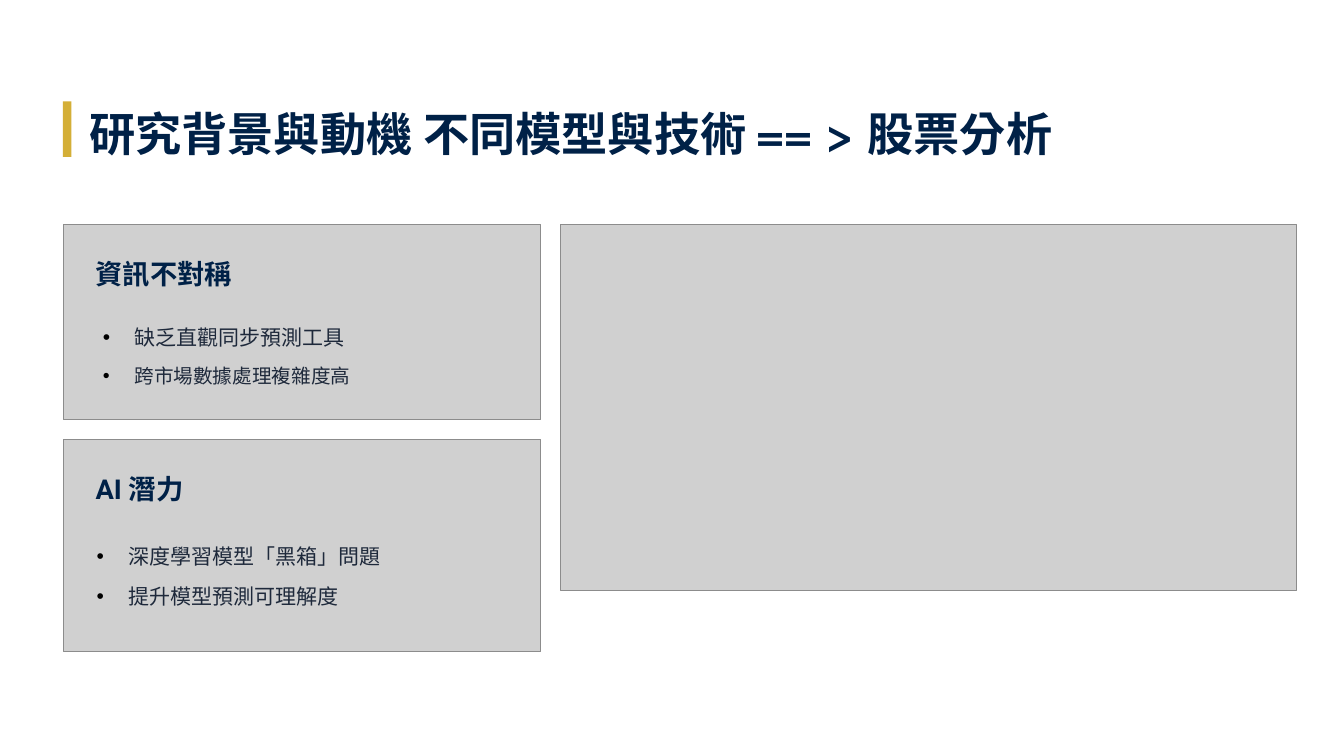
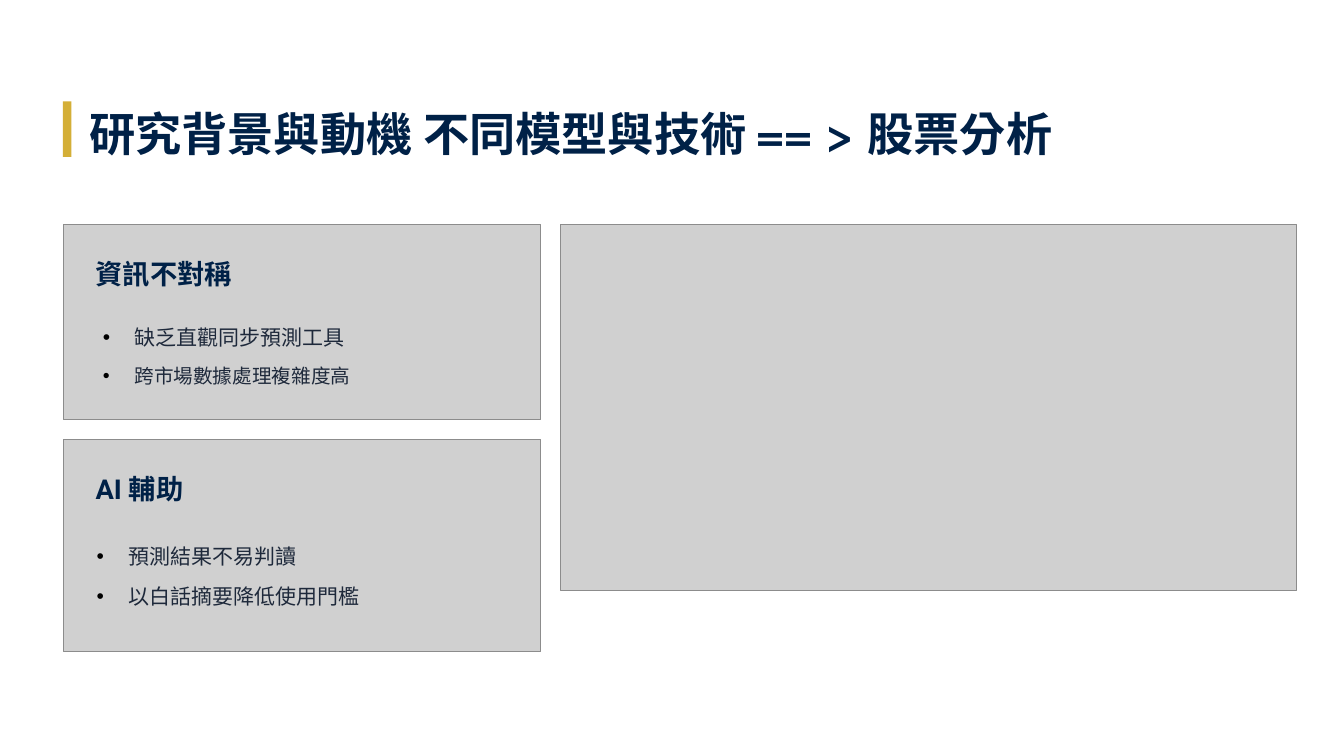
Before and after one commit to Tzu-Lin/ETF-AI-Project, a slide deck: slide 5 of 林子瑜-LLM_ETF_修訂七版_v20260618.pptx. Drawn at 1344x756 pixels with LibreOffice and Linux fonts; fonts in the diff are those of the drawing; grey boxes stand for pictures. Boxes give left, top, right and bottom in pixels: in the first picture for what was removed or moved away, otherwise in the second. Text is boxed around its words. In the diff, an @@ line names an element or a change of style, - is before the commit and + after.

```diff
--- a/林子瑜-LLM_ETF_修訂七版_v20260618.pptx
+++ b/林子瑜-LLM_ETF_修訂七版_v20260618.pptx
@@ text at (96,476,184,502): text changed @@
-AI 潛力
+AI 輔助
@@ text at (128,546,359,606): text changed @@
-• 深度學習模型「黑箱」問題
-• 提升模型預測可理解度
+• 預測結果不易判讀
+• 以白話摘要降低使用門檻
```
Also in this commit, not shown: 7 other slides changed, 1 other file.
